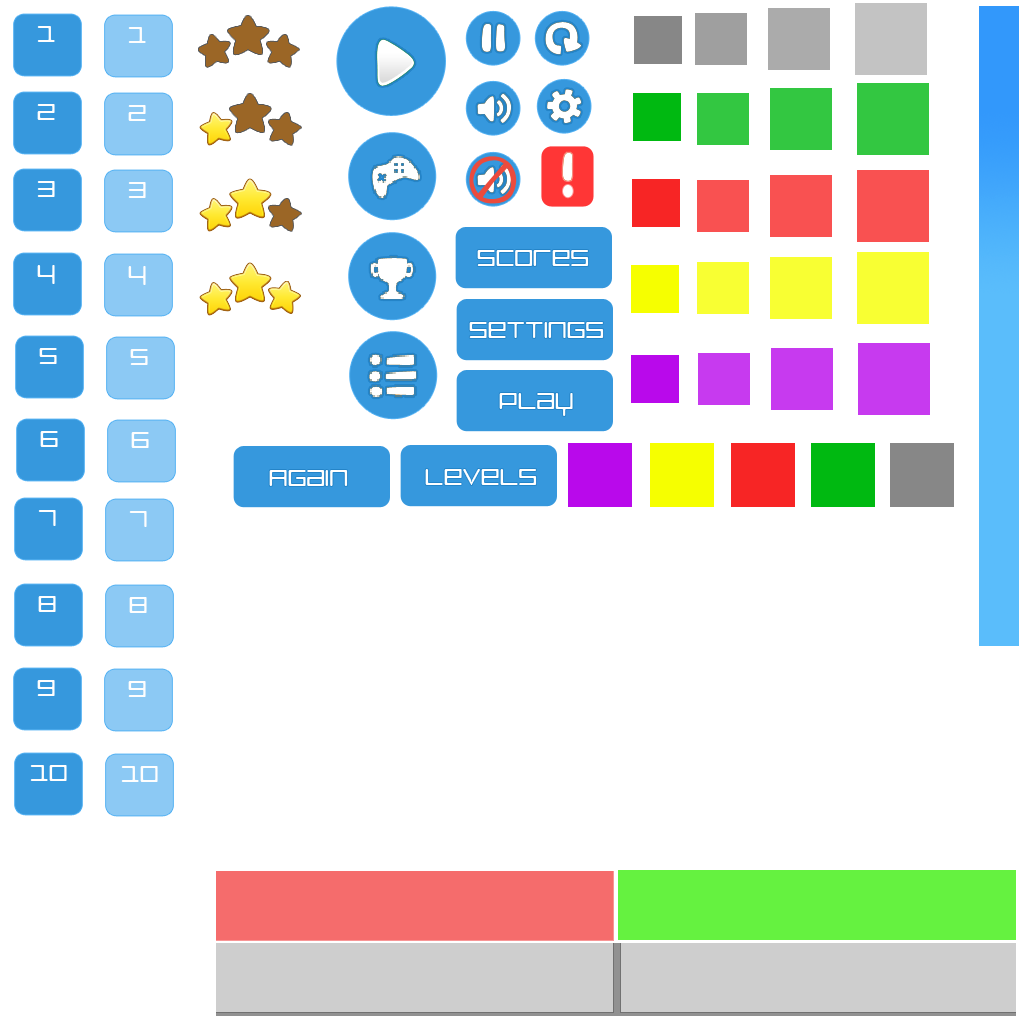
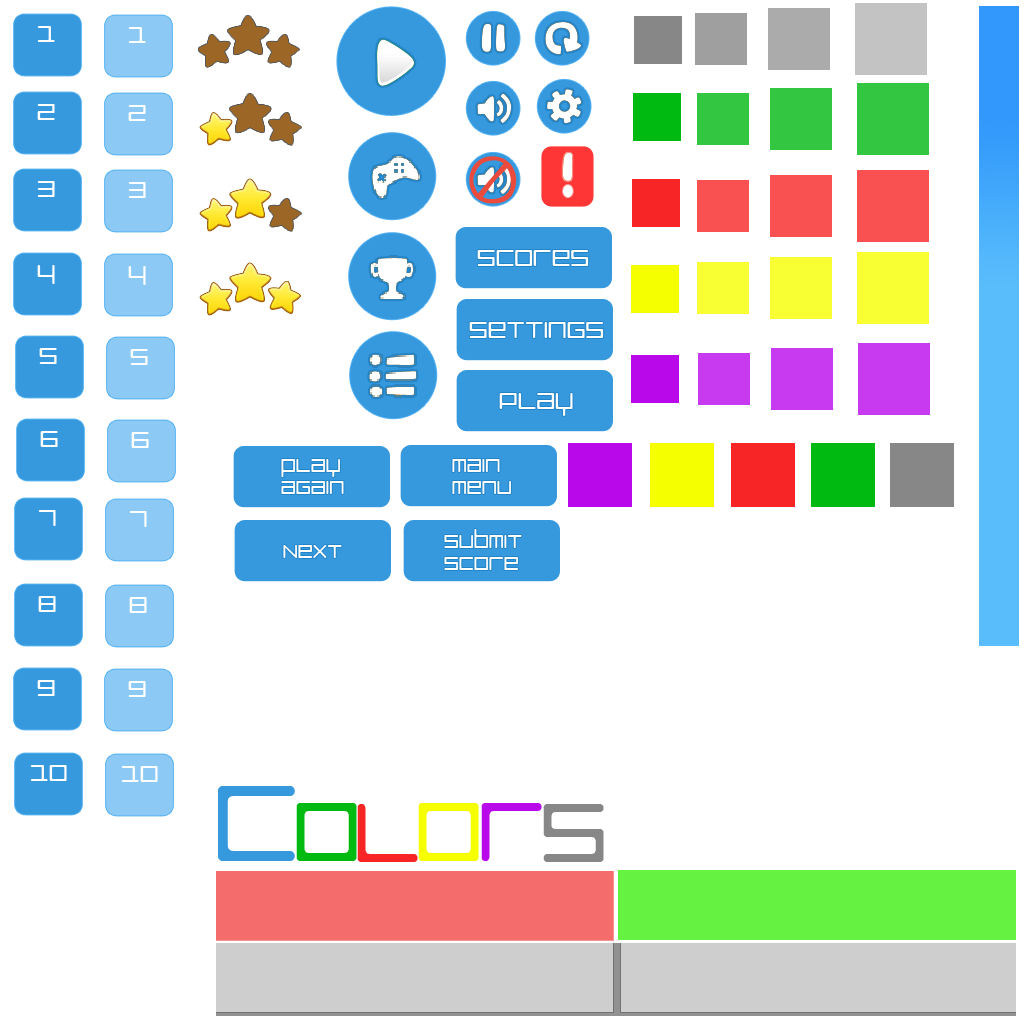
Before/after of a (1024, 1024) layered artwork. What changed in the layer stack:
added group "Game_Title" with 6 layers above "newscore" over [218, 786, 604, 862]
added layer "s" in group "Game_Title" over [543, 804, 604, 862]
added layer "r" in group "Game_Title" over [481, 803, 542, 861]
added layer "o" (1st of 2, in "Game_Title") in group "Game_Title" over [418, 803, 479, 861]
added layer "l" in group "Game_Title" over [357, 804, 418, 862]
added layer "o" (2nd of 2, in "Game_Title") in group "Game_Title" over [296, 803, 357, 861]
added layer "c" in group "Game_Title" over [218, 786, 295, 861]
renamed "Again" to "play again", painted on it over [269, 459, 348, 494]
added group "Next_button" with 2 layers above "submit_Online" over [234, 520, 391, 582]
added layer "Next" in group "Next_button" over [283, 545, 342, 558]
added layer "Shape 1" (2nd of 7, in "Next_button") in group "Next_button" over [234, 520, 391, 582]
added group "submit_Online" with 2 layers above "Menu_square" over [403, 520, 560, 582]
added layer "submit score" in group "submit_Online" over [444, 529, 522, 570]
added layer "Shape 1" (3rd of 7, in "submit_Online") in group "submit_Online" over [403, 520, 560, 582]
renamed "Levels" to "Main menu", painted on it over [425, 459, 537, 494]
